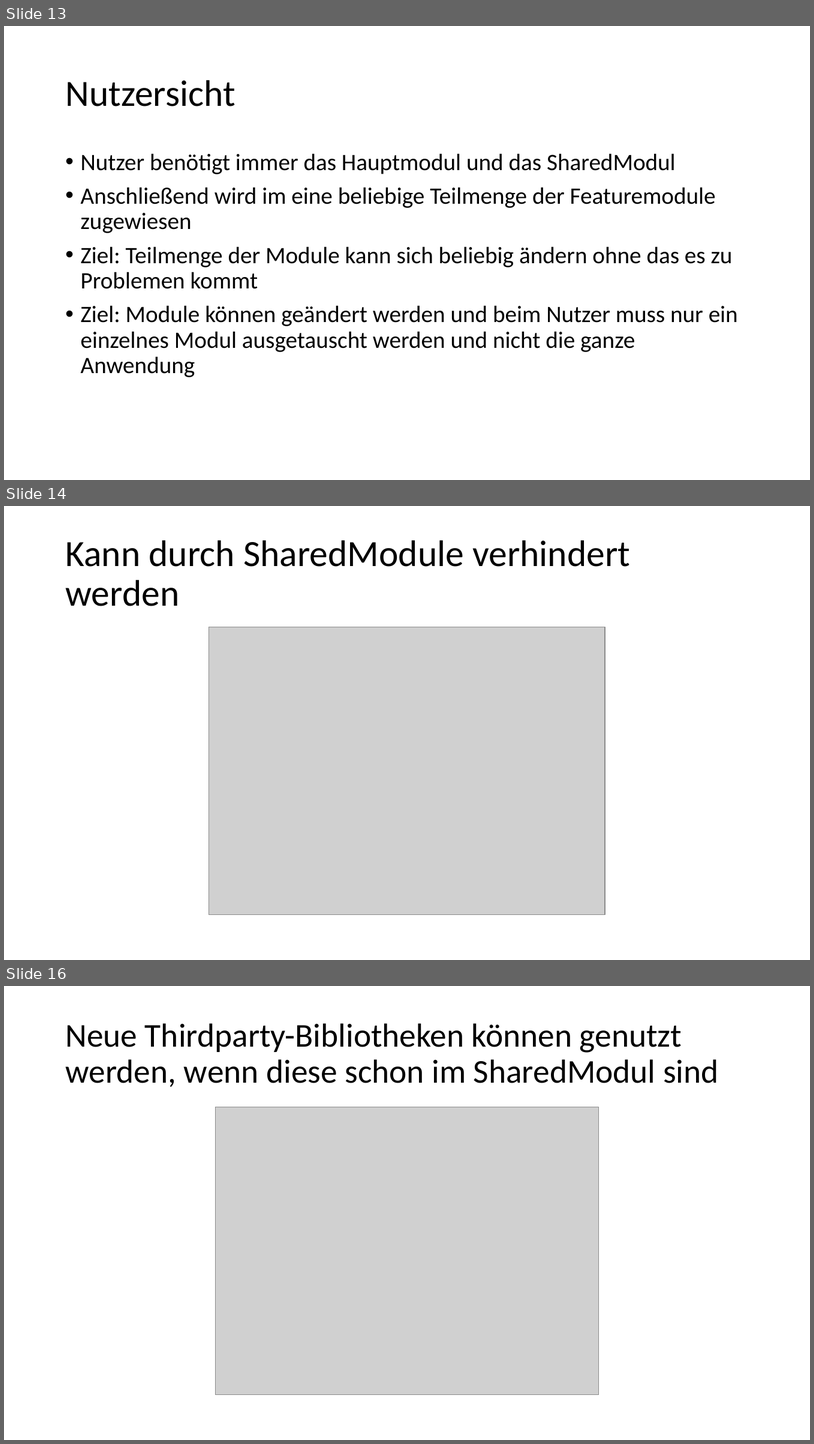
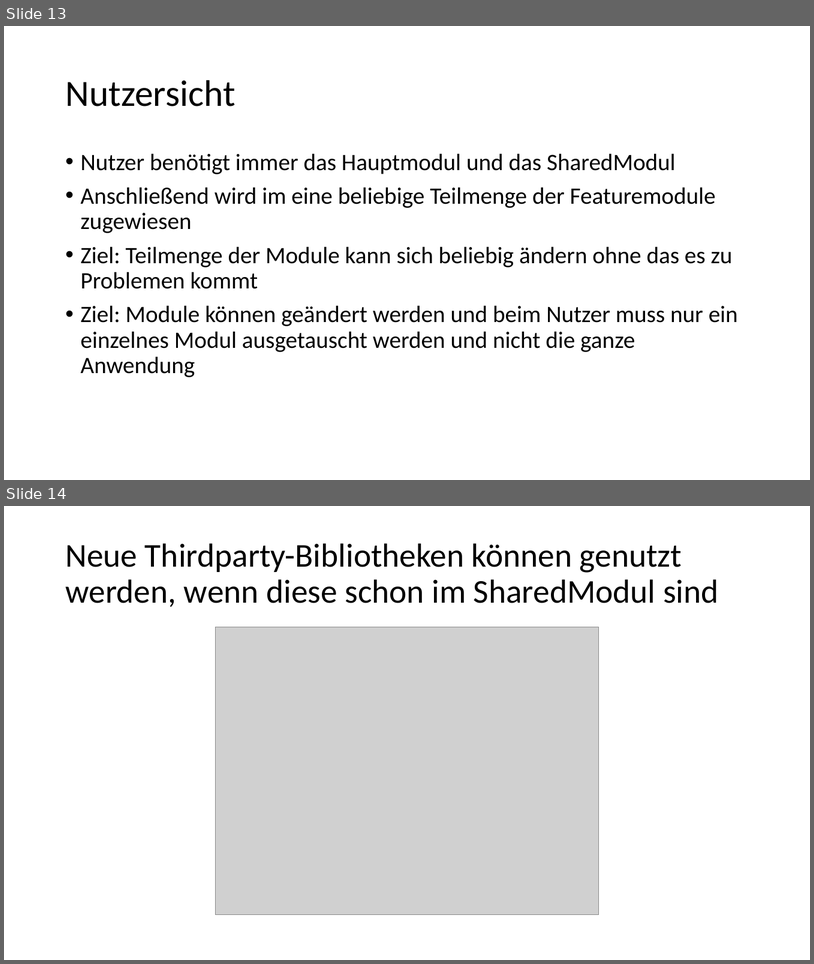
Before and after one commit to EnnoLohmann/AngularChunkReplacement, a slide deck: ChunkReplacement.pptx. Shown one above the other, each under a label of ours: slides 13, 14 and 16 before the commit, slides 13 and 14 after it; the slides between them are not shown. The pictures are 814x1444 and 814x964 pixels, drawn with LibreOffice and Linux fonts; fonts in the diff are those of the drawing; grey boxes stand for pictures. Boxes give left, top, right and bottom in pixels: in the first picture for what was removed or moved away, otherwise in the second. Text is boxed around its words. In the diff, an @@ line names an element or a change of style, - is before the commit and + after.

```diff
--- a/ChunkReplacement.pptx
+++ b/ChunkReplacement.pptx
@@ slide 14 removed at (4, 506, 810, 960), background #FFFFFF @@
@@ title removed at (65, 540, 630, 606) @@
-Kann durch SharedModule verhindert werden
@@ picture removed at (209, 627, 605, 915) @@
@@ what was slide 16 is now slide 14 @@
```
Also in this commit, not shown: 7 slides changed, 4 slides added, 4 other slides removed.
